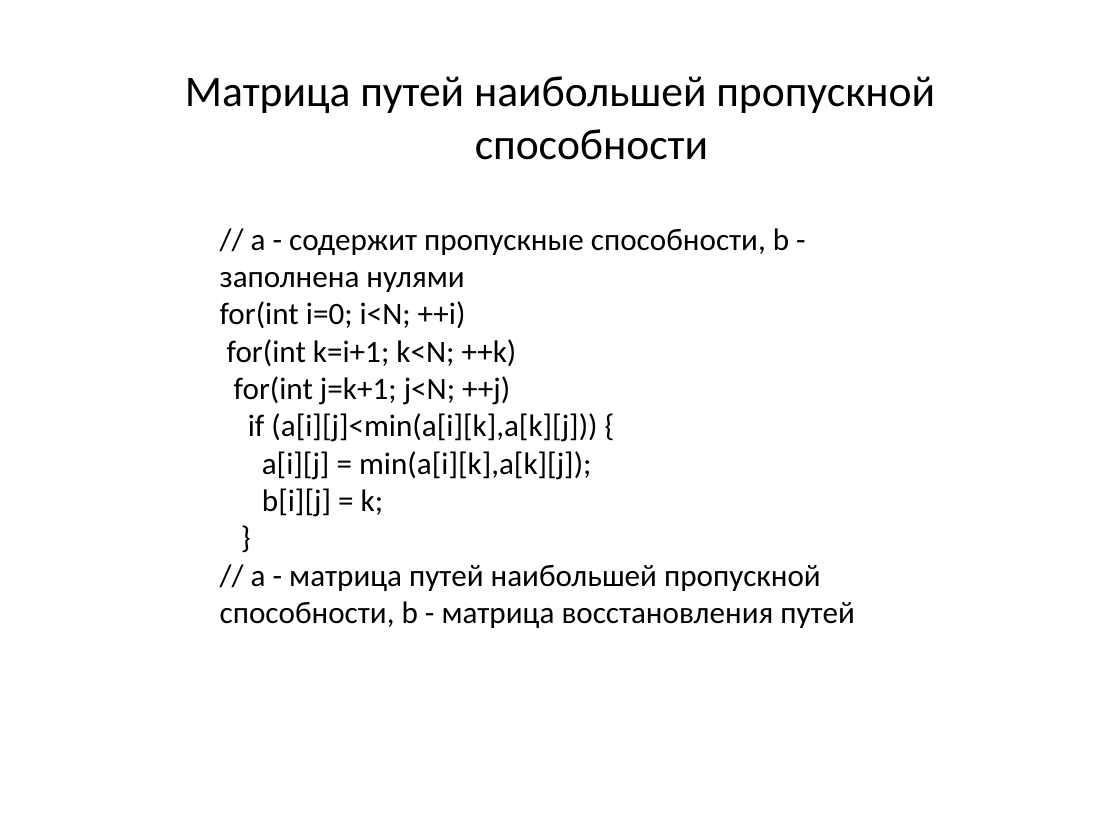
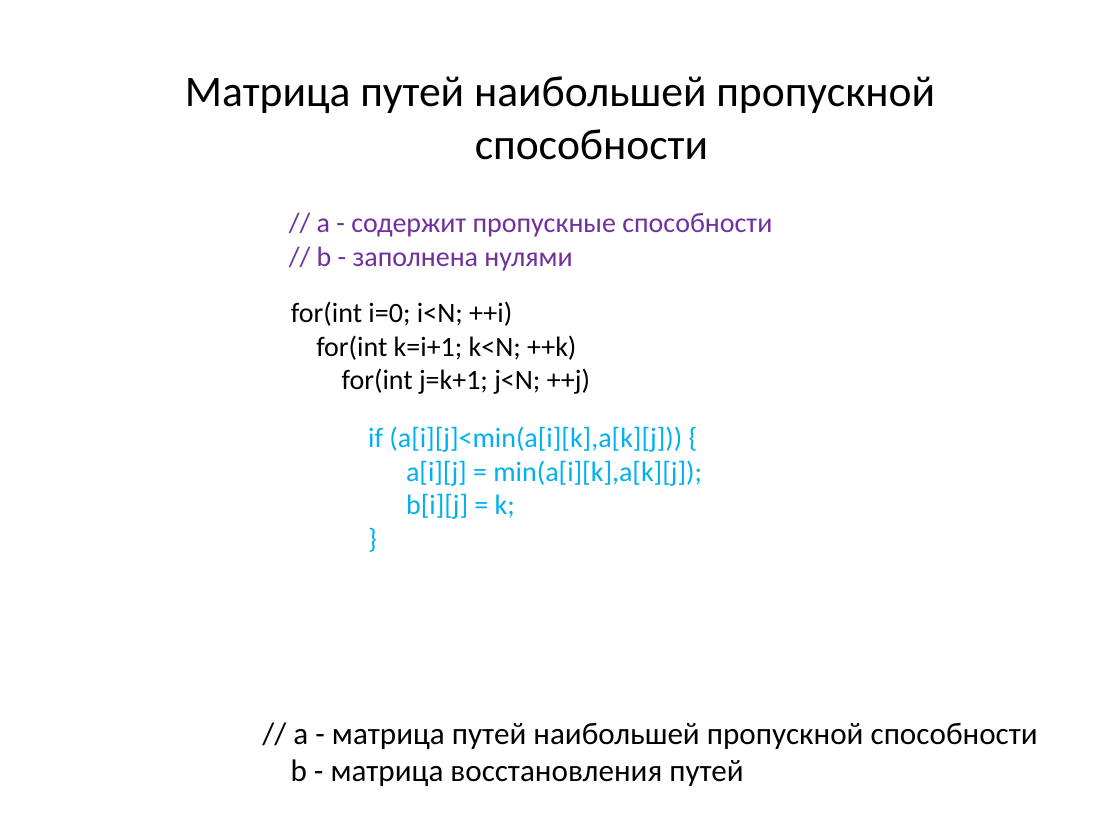
Before and after one commit to SteinbergOB/ANG, a slide deck: slide 11 of Презентации/Лекция 3.pptx (slide 8 before the commit). Drawn at 1120x840 pixels with LibreOffice and Linux fonts; fonts in the diff are those of the drawing. Boxes give left, top, right and bottom in pixels: in the first picture for what was removed or moved away, otherwise in the second. Text is boxed around its words. In the diff, an @@ line names an element or a change of style, - is before the commit and + after.

```diff
--- a/Презентации/Лекция 3.pptx
+++ b/Презентации/Лекция 3.pptx
@@ text added at [317, 213, 772, 271], 18 pt, text #7030A0 @@
+// a - содержит пропускные способности
+// b - заполнена нулями
@@ text added at [291, 301, 590, 394], 18 pt, text #000000 @@
+for(int i=0; i<N; ++i)
+for(int k=i+1; k<N; ++k)
+for(int j=k+1; j<N; ++j)
@@ text added at [368, 426, 702, 519], 18 pt, text #00B0F0 @@
+if (a[i][j]<min(a[i][k],a[k][j])) {
+a[i][j] = min(a[i][k],a[k][j]);
+b[i][j] = k;
+}
@@ text at [291, 723, 1038, 786]: text changed @@
-// a - содержит пропускные способности, b - заполнена нулями
-for(int i=0; i<N; ++i)
-for(int k=i+1; k<N; ++k)
-for(int j=k+1; j<N; ++j)
-if (a[i][j]<min(a[i][k],a[k][j])) {
-a[i][j] = min(a[i][k],a[k][j]);
-b[i][j] = k;
-}
-// a - матрица путей наибольшей пропускной способности, b - матрица восстановления путей
+// a - матрица путей наибольшей пропускной способности
+b - матрица восстановления путей
```
Also in this commit, not shown: 7 other slides changed, 17 slides added, 3 other files.
